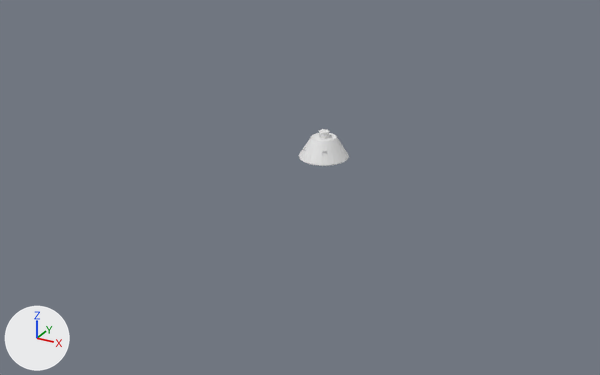
The Blender file Parts/PMG_unkown_pod_MK3-5/Mk3-5_CMND_PD.blend as it was, and as the next commit left it.
The view is the same before and after, from a camera (50 mm lens) standing at (52.8, -103.3, 44.1) and looking at (-1.8, -4.0, -5.5). Every picture has the same lights, and +X, +Y and +Z are marked at lower left. Materials are left out; every surface is plain grey.
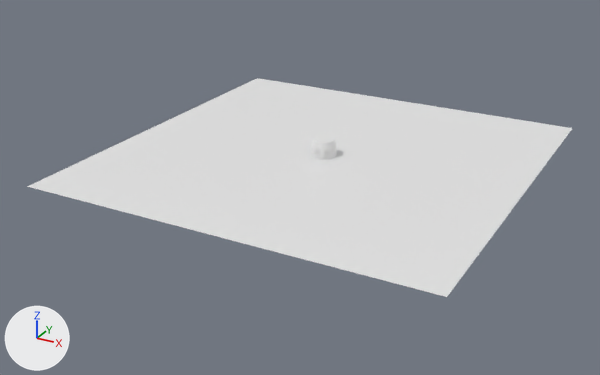
What differs and where, as boxes [x1, y1, x2, y2] in the pictures (600 x 375 px):
'Plane', added: after [27, 78, 572, 297]
'Cone', reshaped (47% narrower, 37% shorter): before [299, 129, 349, 166]; after [311, 136, 337, 159]

The change, as a list of edits to the scene's bpy script:
```text
Change me_cone:
    used by ob_cone; location = (0.0, 0.0, 0.0); rotation_euler = (0.0, 0.0, 0.131), in degrees (0, 0, 7.5)
    remove me_cone.from_pydata(...)  # 285 vertices, 136 faces; spans x -3.75..3.75, y -3.75..3.75, z -1.6..2.4
    add me_cone.from_pydata(...)  # 207 vertices, 179 faces; spans x -1.93..1.93, y -1.93..1.93, z -1.32..1.11
    me_cone part 1: 269 vertices removed from x -3.75..3.75, y -3.75..3.75, z -1.6..2.4; 207 vertices added at x -1.93..1.93, y -1.93..1.93, z -1.32..1.11
Add me_plane_001:
    me_plane_001.from_pydata([(-30.0, -30.0, 0.0), (30.0, -30.0, 0.0), (-30.0, 30.0, 0.0), (30.0, 30.0, 0.0)], [], [(0, 1, 3, 2)])
Add ob_plane:
    ob_plane = bpy.data.objects.new('Plane', me_plane_001)
    ob_plane.location = (0.0, 0.0, -1.4)
```
